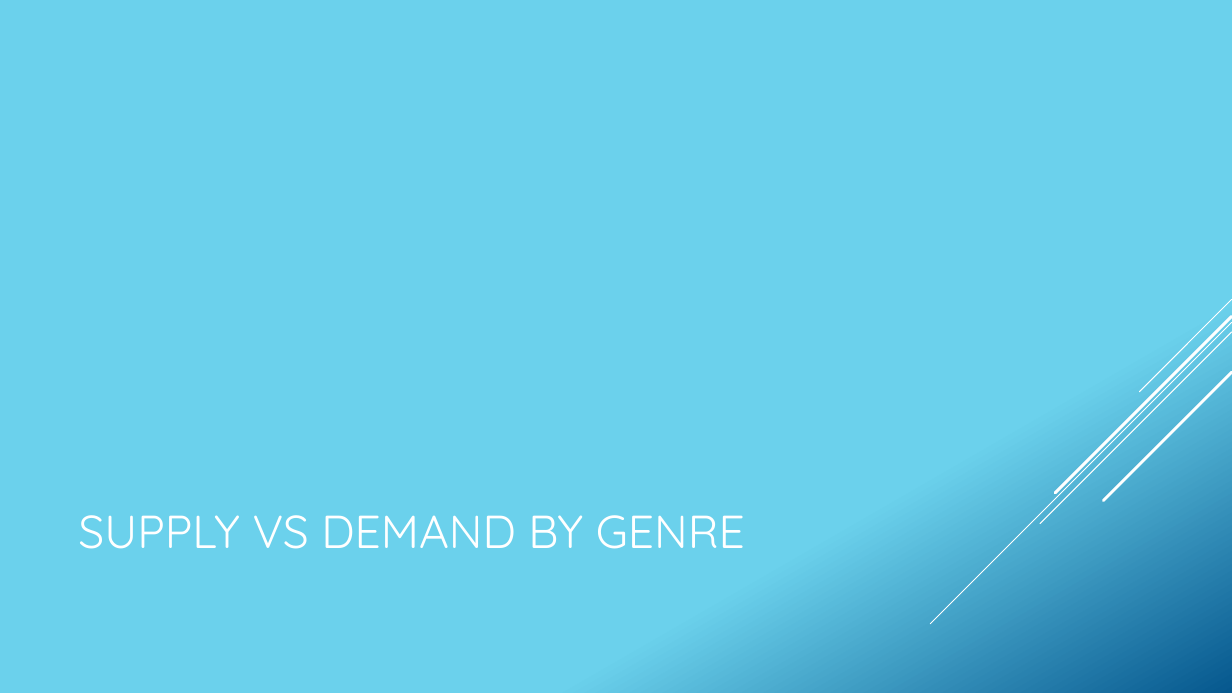
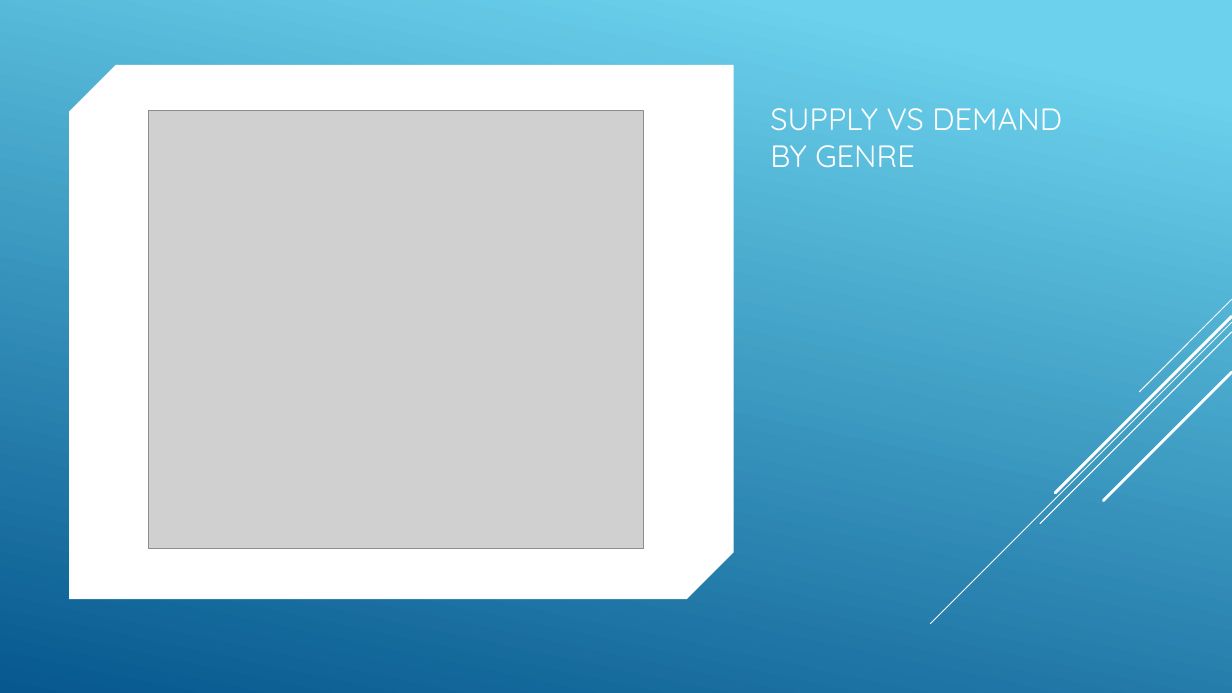
Before and after one commit to fivelidz/data-analytics-project, a slide deck: slide 36 of presentation/Presentation_COMBINED_FINAL DRAFT4.pptx. Drawn at 1232x693 pixels with LibreOffice and Linux fonts; fonts in the diff are those of the drawing; grey boxes stand for pictures. Boxes give left, top, right and bottom in pixels: in the first picture for what was removed or moved away, otherwise in the second. Text is boxed around its words. In the diff, an @@ line names an element or a change of style, - is before the commit and + after.

```diff
--- a/presentation/Presentation_COMBINED_FINAL DRAFT4.pptx
+++ b/presentation/Presentation_COMBINED_FINAL DRAFT4.pptx
@@ background gradient #6ED2EB to #06588E to #FFFFFF @@
@@ rectangle added at (0, 0, 1232, 693), fill gradient #6ED2EB to #06588E @@
@@ snip diag rect added at (69, 65, 734, 599), fill #FFFFFF @@
@@ title "SUPPLY VS DEMAND BY GENRE": place and size @@
-title "SUPPLY VS DEMAND BY GENRE" at (78, 515, 745, 549)
+title "SUPPLY VS DEMAND BY GENRE" at (770, 108, 1062, 168)
@@ title "SUPPLY VS DEMAND BY GENRE" at (770, 108, 1062, 168): size 36 to 24 pt; vertical alignment middle to bottom @@
@@ picture added at (149, 111, 644, 549) @@
@@ line (1232, 299) - (1140, 392): stroke #FFFFFF 0.75 pt to #000000 0.75 pt @@
@@ line (1232, 323) - (931, 624): stroke #FFFFFF 0.75 pt to #000000 0.75 pt @@
@@ line (1232, 316) - (1055, 493): stroke #FFFFFF 2.25 pt to #000000 2.25 pt @@
@@ line (1232, 332) - (1041, 524): stroke #FFFFFF 0.75 pt to #000000 0.75 pt @@
@@ line (1232, 372) - (1104, 501): stroke #FFFFFF 2.25 pt to #000000 2.25 pt @@
@@ group added at (931, 299, 1232, 624): 5 lines @@
```
Also in this commit, not shown: 1 other slide changed, 1 slide added, 3 other files.
